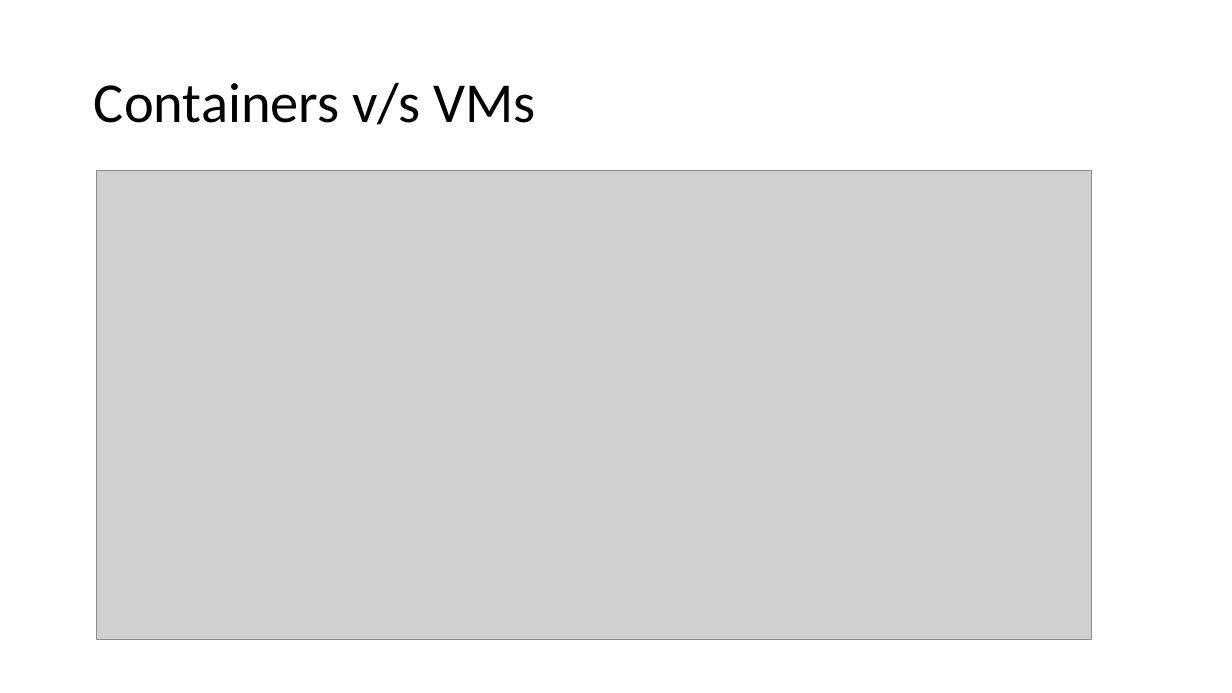
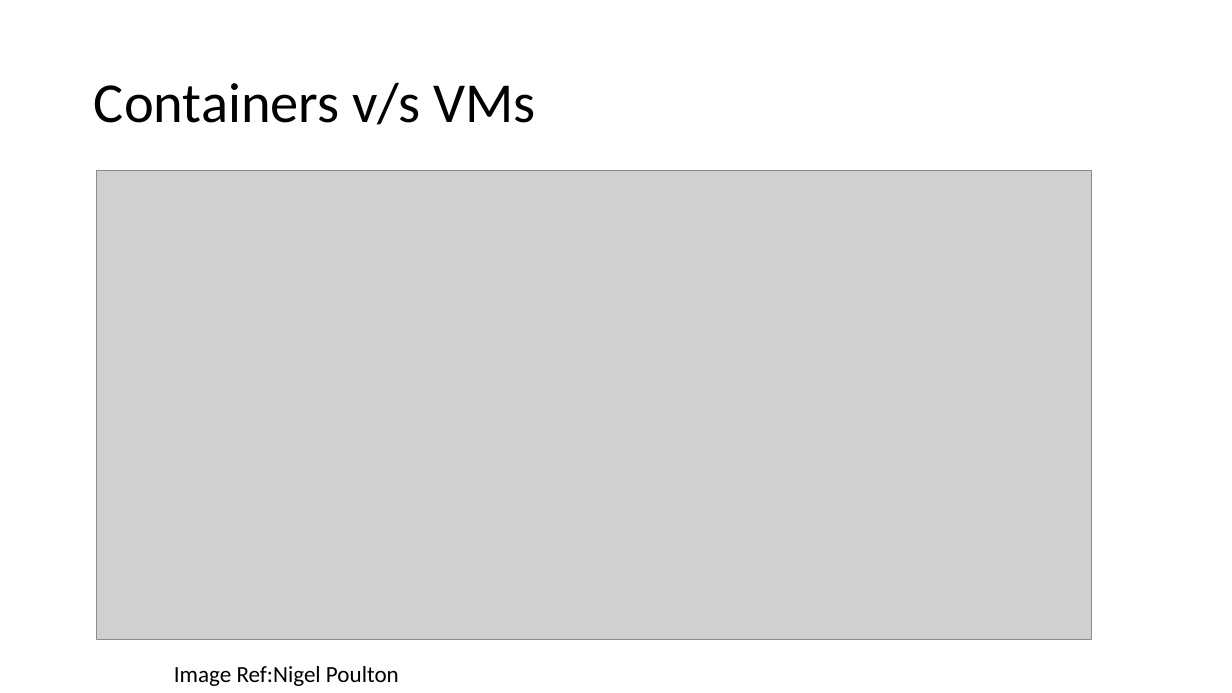
Before and after one commit to ManojG1978/dotnetcoreworkshop, a slide deck: slide 3 of Materials/Slides.pptx. Drawn at 1232x693 pixels with LibreOffice and Linux fonts; fonts in the diff are those of the drawing; grey boxes stand for pictures. Boxes give left, top, right and bottom in pixels: in the first picture for what was removed or moved away, otherwise in the second. Text is boxed around its words. In the diff, an @@ line names an element or a change of style, - is before the commit and + after.

```diff
--- a/Materials/Slides.pptx
+++ b/Materials/Slides.pptx
@@ text added at (174,666,399,686), 18 pt, text #000000 @@
+Image Ref:Nigel Poulton
```
Also in this commit, not shown: 2 other slides changed, 1 slide added, 1 slide removed.
